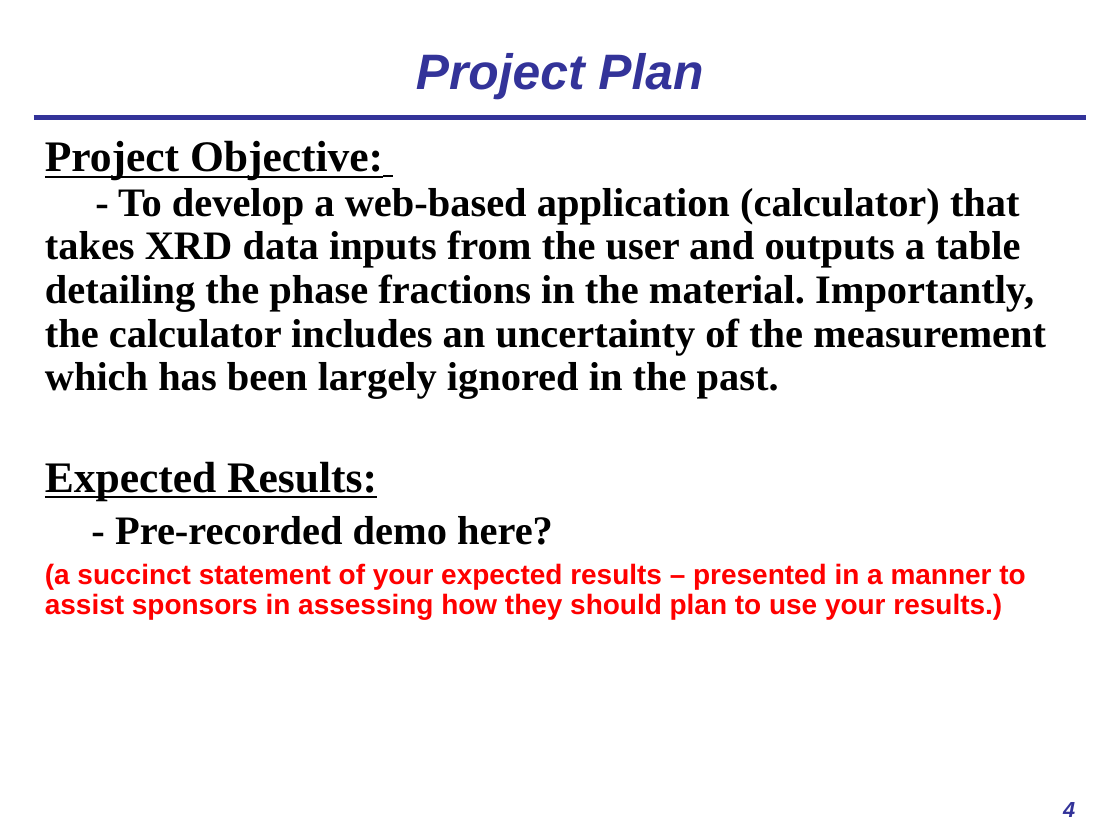
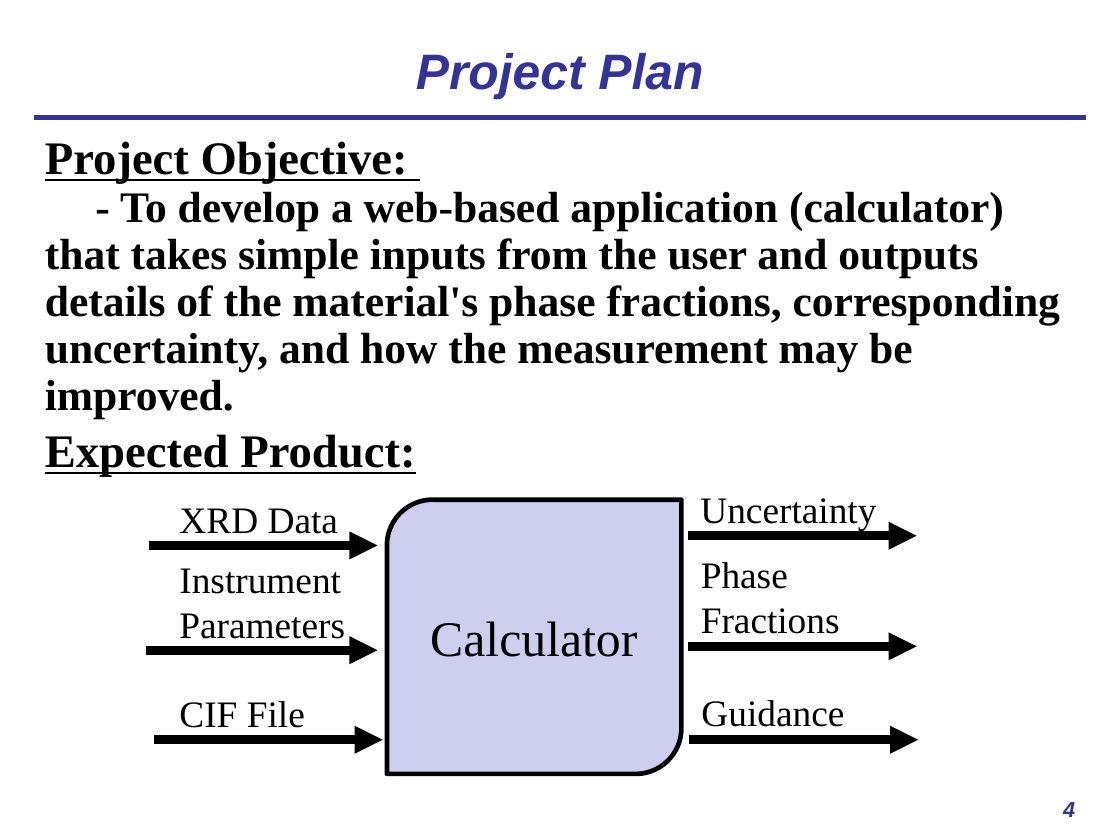
Before and after one commit to usnistgov/AusteniteCalculator, a slide deck: slide 4 of ASPPRC_presentation.pptx. Drawn at 1120x840 pixels with LibreOffice and Linux fonts; fonts in the diff are those of the drawing. Boxes give left, top, right and bottom in pixels: in the first picture for what was removed or moved away, otherwise in the second. Text is boxed around its words. In the diff, an @@ line names an element or a change of style, - is before the commit and + after.

```diff
--- a/ASPPRC_presentation.pptx
+++ b/ASPPRC_presentation.pptx
@@ text at (x1=45, y1=141, x2=408, y2=184): size 28 to 30 pt in "Project Objective:" @@
@@ text at (x1=45, y1=191, x2=1060, y2=477): text changed; size 26 to 28 pt @@
-- To develop a web-based application (calculator) that takes XRD data inputs from the user and outputs a table detailing the phase fractions in the material. Importantly, the calculator includes an uncertainty of the measurement which has been largely ignored in the past.
-Expected Results:
-- Pre-recorded demo here?
-(a succinct statement of your expected results – presented in a manner to assist sponsors in assessing how they should plan to use your results.)
+- To develop a web-based application (calculator) that takes simple inputs from the user and outputs details of the material's phase fractions, corresponding uncertainty, and how the measurement may be improved.
+Expected Product:
@@ text added at (x1=179, y1=508, x2=338, y2=534), 24 pt, text #000000 @@
+XRD Data
@@ round diag rect added at (x1=388, y1=500, x2=682, y2=774), fill #CECEEF, outline #000000 3 pt @@
@@ text added at (x1=700, y1=498, x2=876, y2=530), 24 pt, text #000000 @@
+Uncertainty
@@ arrow added from (688, 535) to (916, 535), #000000 6 pt @@
@@ arrow added from (149, 545) to (377, 545), #000000 6 pt @@
@@ text added at (x1=179, y1=568, x2=345, y2=639), 24 pt, text #000000 @@
+Instrument Parameters
@@ text added at (x1=701, y1=562, x2=840, y2=634), 24 pt, text #000000 @@
+Phase Fractions
@@ text added at (x1=430, y1=621, x2=637, y2=657), 32 pt, text #000000 @@
+Calculator
@@ arrow added from (146, 651) to (377, 651), #000000 6 pt @@
@@ arrow added from (688, 646) to (916, 646), #000000 6 pt @@
@@ text added at (x1=179, y1=701, x2=305, y2=728), 24 pt, text #000000 @@
+CIF File
@@ text added at (x1=701, y1=700, x2=844, y2=727), 24 pt, text #000000 @@
+Guidance
@@ arrow added from (153, 740) to (383, 740), #000000 6 pt @@
@@ arrow added from (689, 740) to (918, 740), #000000 6 pt @@
```
Also in this commit, not shown: 4 other slides changed, 6 slides added, 2 slides removed.
